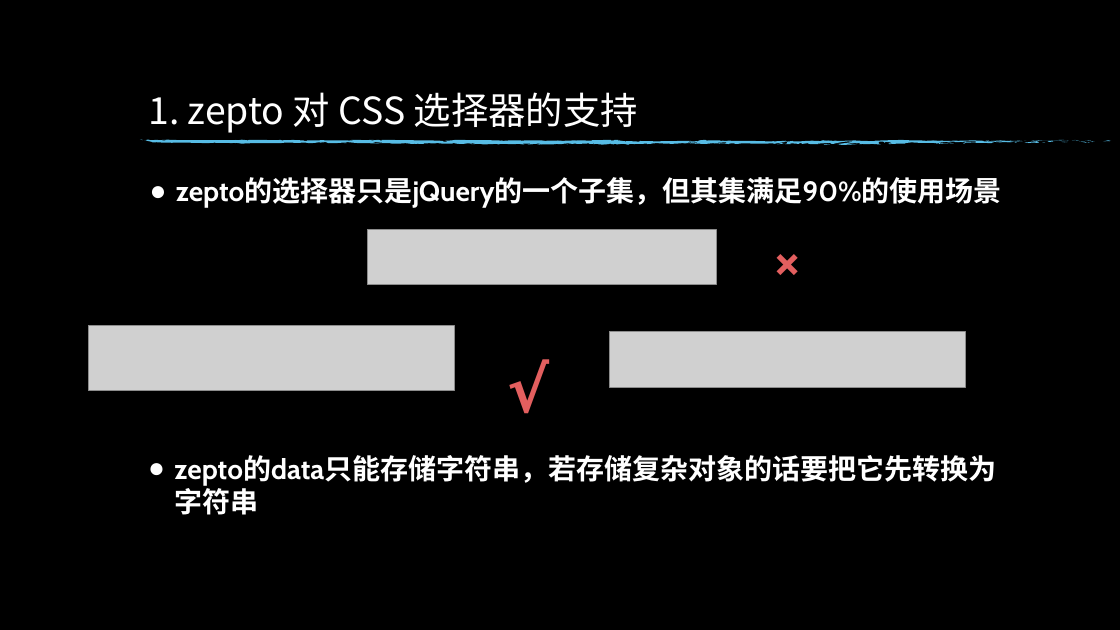
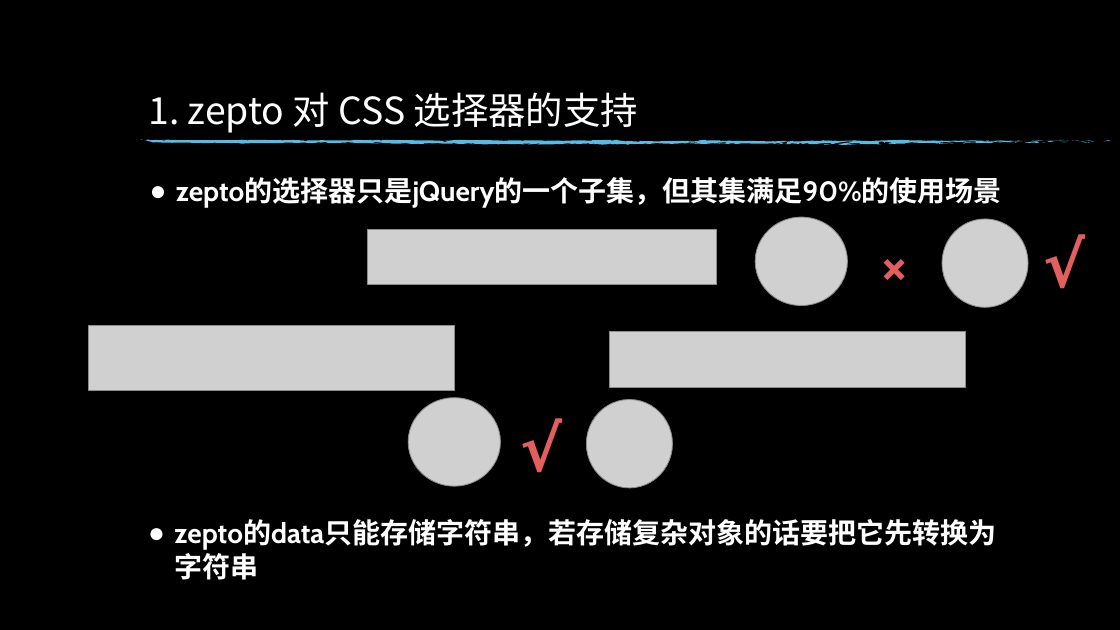
Before and after one commit to xiaotianxia/entern, a slide deck: slide 3 of dz-talk0904.pptx. Drawn at 1120x630 pixels with LibreOffice and Linux fonts; fonts in the diff are those of the drawing; grey boxes stand for pictures; background and template pictures are left out. Boxes give left, top, right and bottom in pixels: in the first picture for what was removed or moved away, otherwise in the second. Text is boxed around its words. In the diff, an @@ line names an element or a change of style, - is before the commit and + after.

```diff
--- a/dz-talk0904.pptx
+++ b/dz-talk0904.pptx
@@ picture added at bbox=[755, 217, 848, 305] @@
@@ text "×": place and size @@
-text "×" at bbox=[747, 215, 828, 300]
+text "×" at bbox=[854, 221, 935, 306]
@@ picture added at bbox=[942, 219, 1028, 308] @@
@@ text added at bbox=[1035, 221, 1095, 306], 54 pt, text #E35F5F, bold @@
+√
@@ picture added at bbox=[408, 397, 501, 486] @@
@@ text "√": place and size @@
-text "√" at bbox=[499, 345, 559, 430]
+text "√" at bbox=[513, 405, 572, 490]
@@ picture added at bbox=[586, 400, 672, 488] @@
@@ text "zepto的data只能存储字符串，若存储复杂对象的话要把它先转换为字符串": place and size @@
-text "zepto的data只能存储字符串，若存储复杂对象的话要把它先转换为字符串" at bbox=[174, 455, 996, 515]
+text "zepto的data只能存储字符串，若存储复杂对象的话要把它先转换为字符串" at bbox=[174, 520, 996, 580]
```
Also in this commit, not shown: 5 other slides changed.
